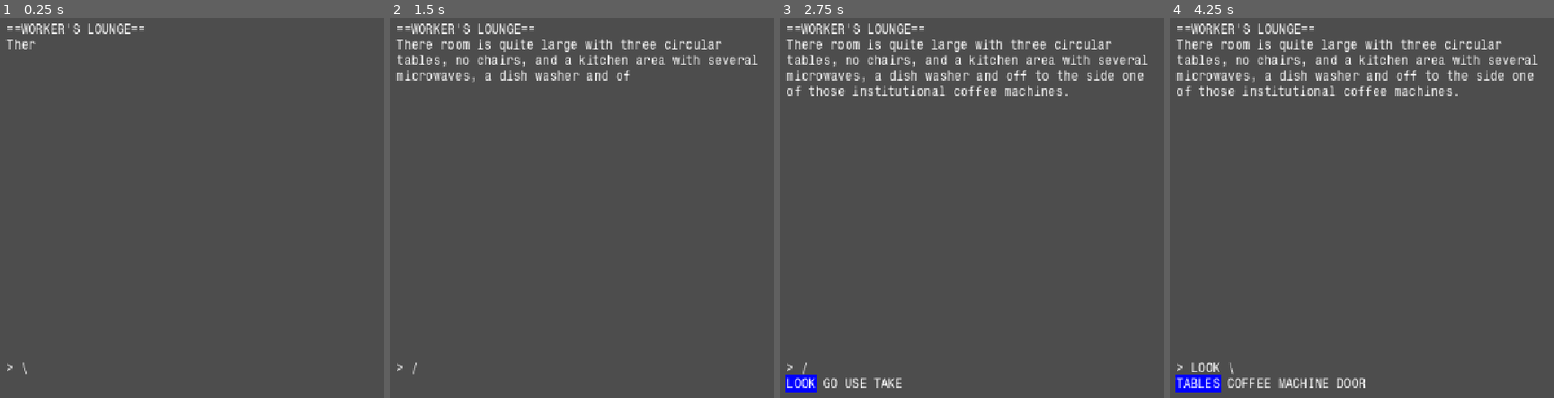
Above: before the commit, frames 1-4 (left to right).
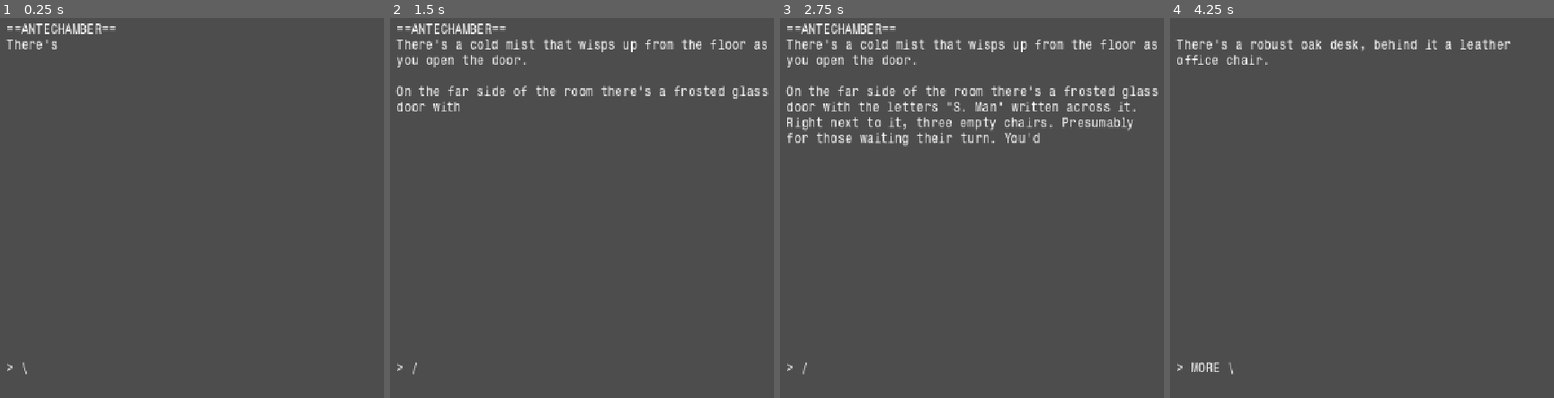
Above: after the commit, the same moments.

Repository: local-minimum/don-t-run
Game: Godot game, scene res://levels/terminal/terminal.tscn
Same seed, same stepped clock (60 frames per second), same inputs: the game is played once before the commit and once after it.
Inputs:
- Up to frame 1 (0.25 s): no input
- Up to frame 2 (1.5 s): no input
- Up to frame 3 (2.75 s): no input
- Up to frame 4 (4.25 s): tap Enter at 3.5 s

The runs differ from the first frame. In frame 1, 0.6% of the frame differs, in the area x 5-38%, y 1-9%; in frame 2, 4.5%; in frame 3, 8.0%, in the area x 1-99%, y 1-99%; in frame 4, 5.5%.

Commit message:
Add more story

Diff:
--- /dev/null
+++ b/levels/terminal/terminal.gd
@@ -0,0 +1,5 @@
+extends Control
+class_name Terminal
+
+@export var os: TerminalOS
+@export var game: TerminalGame
--- a/levels/terminal/terminal.tscn
+++ b/levels/terminal/terminal.tscn
@@ -1,6 +1,7 @@
 [gd_scene format=3 uid="uid://q1jsjkhxr0ky"]
 
 [ext_resource type="Theme" uid="uid://c6vn3fa0xw4ki" path="res://levels/terminal/terminal_theme.tres" id="1_dbc1e"]
+[ext_resource type="Script" uid="uid://bv30ls5dr6uu3" path="res://levels/terminal/terminal.gd" id="2_aan13"]
 [ext_resource type="Script" uid="uid://ciurabiofrno7" path="res://levels/terminal/terminal_text.gd" id="2_ho67j"]
 [ext_resource type="Script" uid="uid://bnyriamesgxvh" path="res://levels/terminal/options_presenter.gd" id="3_5iqdh"]
 [ext_resource type="Script" uid="uid://co4n5geqmi6cg" path="res://levels/terminal/terminal_boot.gd" id="3_6a7pf"]
@@ -10,7 +11,7 @@
 [ext_resource type="Script" uid="uid://b3qt00giuv02a" path="res://levels/terminal/game_transition.gd" id="7_iaufv"]
 [ext_resource type="Script" uid="uid://bjeignrgr6k7h" path="res://levels/terminal/game_inv_check.gd" id="9_4ov15"]
 
-[node name="Terminal" type="Control" unique_id=1766387531]
+[node name="Terminal" type="Control" unique_id=1766387531 node_paths=PackedStringArray("os", "game")]
 layout_mode = 3
 anchors_preset = 15
 anchor_right = 1.0
@@ -18,6 +19,9 @@
 grow_horizontal = 2
 grow_vertical = 2
 theme = ExtResource("1_dbc1e")
+script = ExtResource("2_aan13")
+os = NodePath("Terminal Boot")
+game = NodePath("TerminalGame")
 
 [node name="AspectRatioContainer" type="AspectRatioContainer" parent="." unique_id=252420213]
 layout_mode = 1
@@ -91,7 +95,7 @@
 main = NodePath("../AspectRatioContainer/MarginContainer/VBoxContainer/Main Text")
 input = NodePath("../AspectRatioContainer/MarginContainer/VBoxContainer/Input Line")
 options = NodePath("../AspectRatioContainer/MarginContainer/VBoxContainer/Options Line")
-start = NodePath("6th Floor/Workers Lounge")
+start = NodePath("6th Floor/Antechamber")
 
 [node name="Ground Floor" type="Node" parent="TerminalGame" unique_id=1983827917]
 
@@ -584,7 +588,7 @@
 [node name="Around" type="Node" parent="TerminalGame/6th Floor/Hall Corner by Lounge" unique_id=561888297]
 script = ExtResource("6_g45n6")
 triggers = Array[String](["LOOK AROUND"])
-_descriptions = Array[String](["From the looks of it the hall forms a U-shape. At least the part you can see from here. Yet you have not found any door leaing into the inner area. Only out from the U."])
+_descriptions = Array[String](["From the looks of it the hall forms a U-shape. At least the part you can see from here. Yet you have not found any door leading into the inner area. Only out from the U."])
 metadata/_custom_type_script = "uid://br3ay75u35q2m"
 
 [node name="Door Reception" type="Node" parent="TerminalGame/6th Floor/Hall Corner by Lounge" unique_id=197977664 node_paths=PackedStringArray("place")]
@@ -618,6 +622,13 @@
 triggers = Array[String](["LOOK DOOR"])
 _descriptions = Array[String](["There are a few stains around the handle area, but otherwise it looks just like all other doors around here. "])
 metadata/_custom_type_script = "uid://br3ay75u35q2m"
+
+[node name="Other Corner" type="Node" parent="TerminalGame/6th Floor/Hall Corner by Lounge" unique_id=1840215606 node_paths=PackedStringArray("place")]
+script = ExtResource("7_iaufv")
+target = "CORNER"
+place = NodePath("../../Hall Corner by Office")
+_descriptions = Array[String](["You walk over towards the the mirrored corner. Though it looks otherwise the same, you do notice that the temperature drops even further. An uneasy feeling comes over you as you start to shiver."])
+metadata/_custom_type_script = "uid://b3qt00giuv02a"
 
 [node name="Workers Lounge" type="Node" parent="TerminalGame/6th Floor" unique_id=1713603343]
 script = ExtResource("4_3equl")
@@ -625,6 +636,14 @@
 _descriptions = Array[String](["There room is quite large with three circular tables, no chairs, and a kitchen area with several microwaves, a dish washer and off to the side one of those institutional coffee machines."])
 metadata/_custom_type_script = "uid://gsfx6wsb66de"
 
+[node name="Around" type="Node" parent="TerminalGame/6th Floor/Workers Lounge" unique_id=1870418580]
+script = ExtResource("6_g45n6")
+triggers = Array[String](["LOOK AROUND"])
+_descriptions = Array[String](["You didn't notice it first, because of the lack of chairs got you distracted, but there also aren't any windows. In fact you haven't seen a single window since going up the elevator.
+
+You wouldn't want to spend your lunch breaks here."])
+metadata/_custom_type_script = "uid://br3ay75u35q2m"
+
 [node name="Door" type="Node" parent="TerminalGame/6th Floor/Workers Lounge" unique_id=1079187788 node_paths=PackedStringArray("place")]
 script = ExtResource("7_iaufv")
 actions = Array[String](["GO", "USE"])
@@ -671,9 +690,119 @@
 
 It smells delicious!{WAIT 1}
 
-The hot thick liquid fills your stomach with a sweet warmth.{WAIT 2} And then radiates out into your body, almost as if your blood was getting replaced by a thick chocolately liquid...{MORE}{CURSOR 0}{CLEAR}
+The hot thick liquid fills your stomach with a sweet warmth.{WAIT 2} And then radiates out into your body, almost as if your blood was getting replaced by a thick chocolatey liquid...{MORE}{CURSOR 0}{CLEAR}
 
 You did need that.", "Chocolate is quite filling, and you cannot see yourself drinking another."])
 auto_increment_description = true
 add_global_state = Array[String](["WARMTH"])
 metadata/_custom_type_script = "uid://br3ay75u35q2m"
+
+[node name="Hall Corner by Office" type="Node" parent="TerminalGame/6th Floor" unique_id=603018479]
+script = ExtResource("4_3equl")
+location = "HALL CORNER"
+_descriptions = Array[String](["You stand next to a door where the hall makes a corner. It is ridiculously cold.
+
+One way leads towards a corner that looks identical to this one, but mirrored. The other has a single door in the far end."])
+metadata/_custom_type_script = "uid://gsfx6wsb66de"
+
+[node name="Around" type="Node" parent="TerminalGame/6th Floor/Hall Corner by Office" unique_id=1880874878]
+script = ExtResource("6_g45n6")
+triggers = Array[String](["LOOK AROUND"])
+_descriptions = Array[String](["From the looks of it the hall forms a U-shape. At least the part you can see from here. Yet you have not found any door leading into the inner area. Only out from the U."])
+metadata/_custom_type_script = "uid://br3ay75u35q2m"
+
+[node name="Door Antechamber" type="Node" parent="TerminalGame/6th Floor/Hall Corner by Office" unique_id=1062854190 node_paths=PackedStringArray("place")]
+script = ExtResource("7_iaufv")
+actions = Array[String](["GO", "USE"])
+target = "DOOR"
+place = NodePath("../../Antechamber")
+_descriptions = Array[String](["As you reach for the handle you pull back, its is that cold, freezing.{WAIT 1}
+
+Still you need to see this through, so wrapping your hand in the bottom of your t-shirt, you reach and quickly jerk the door up.", "You open the door to the antechamber, still as cold as the first time."])
+auto_increment_description = true
+metadata/_custom_type_script = "uid://b3qt00giuv02a"
+
+[node name="Look Door Antechamber" type="Node" parent="TerminalGame/6th Floor/Hall Corner by Office" unique_id=1199145354]
+script = ExtResource("6_g45n6")
+triggers = Array[String](["LOOK DOOR"])
+_descriptions = Array[String](["As you look closer you notice that there are small ice crystals on the door handle. It seems this must be where the cold is coming from."])
+metadata/_custom_type_script = "uid://br3ay75u35q2m"
+
+[node name="Other Corner" type="Node" parent="TerminalGame/6th Floor/Hall Corner by Office" unique_id=1462367302 node_paths=PackedStringArray("place")]
+script = ExtResource("7_iaufv")
+target = "CORNER"
+place = NodePath("../../Hall Corner by Lounge")
+_descriptions = Array[String](["You walk over towards the the mirrored corner. Though it looks otherwise the same, you notice that the temperature rises slightly."])
+metadata/_custom_type_script = "uid://b3qt00giuv02a"
+
+[node name="Door Reception" type="Node" parent="TerminalGame/6th Floor/Hall Corner by Office" unique_id=838894941 node_paths=PackedStringArray("place")]
+script = ExtResource("7_iaufv")
+actions = Array[String](["GO", "USE"])
+target = "DOOR AT END OF HALL"
+place = NodePath("../../6th Floor Reception")
+_descriptions = Array[String](["As you walk the hall, the temperature rises slightly.
+
+You stop for just a moment{WAIT 1}, then open the door.{WAIT 1}"])
+add_global_state = Array[String](["RECEPTION LOUNGE"])
+metadata/_custom_type_script = "uid://b3qt00giuv02a"
+
+[node name="Look Door Reception" type="Node" parent="TerminalGame/6th Floor/Hall Corner by Office" unique_id=337501731]
+script = ExtResource("6_g45n6")
+triggers = Array[String](["LOOK DOOR AT END OF HALL"])
+_descriptions = Array[String](["The hall stretches far and there are no doors except for a single, lonely door in the far end."])
+metadata/_custom_type_script = "uid://br3ay75u35q2m"
+
+[node name="Antechamber" type="Node" parent="TerminalGame/6th Floor" unique_id=1869697965]
+script = ExtResource("9_4ov15")
+state_check = "WARMTH"
+passes_description = -1
+fails_description = -1
+location = "ANTECHAMBER"
+state_descriptors = Dictionary[String, String]({
+"WARMTH": "[br][p]The hot beverage you got from the machine does helps a little with the cold.[/p]"
+})
+_descriptions = Array[String](["There's a cold mist that wisps up from the floor as you open the door.
+
+On the far side of the room there's a frosted glass door with the letters \"S. Man\" written across it. Right next to it, three empty chairs. Presumably for those waiting their turn. You'd freeze to death waiting there.
+
+{CURSOR 2}{MORE}{CURSOR 0}{CLEAR}
+There's a robust oak desk, behind it a leather office chair.{WAIT 1}
+
+But on the desk,{WAIT 0.5} it takes you a moment to realize what it is,{WAIT 0.5} stands a glistening red, ancient looking typewriter.{WAIT 2}
+
+To its side is an empty tray, presumably for processed documents.", "The room is ice cold. There's a frosted glass door leading to S. Man's office, some waiting chairs, a sturdy desk with a bright red, but ancient typewriter on it. To its side a tray."])
+auto_increment_description = true
+metadata/_custom_type_script = "uid://gsfx6wsb66de"
+
+[node name="Door" type="Node" parent="TerminalGame/6th Floor/Antechamber" unique_id=461461338 node_paths=PackedStringArray("place")]
+script = ExtResource("7_iaufv")
+actions = Array[String](["GO", "USE"])
+target = "DOOR"
+place = NodePath("../../Hall Corner by Office")
+_descriptions = Array[String](["You RUN out of the icy room, not that the hall outside is that much better."])
+metadata/_custom_type_script = "uid://b3qt00giuv02a"
+
+[node name="Chairs" type="Node" parent="TerminalGame/6th Floor/Antechamber" unique_id=1708380278]
+script = ExtResource("6_g45n6")
+triggers = Array[String](["USE WAITING CHAIR"])
+_descriptions = Array[String](["If you sit down there your bum will not only freeze solid, you will also get frozen stuck to the chair."])
+metadata/_custom_type_script = "uid://br3ay75u35q2m"
+
+[node name="Look Chairs" type="Node" parent="TerminalGame/6th Floor/Antechamber" unique_id=3824631]
+script = ExtResource("6_g45n6")
+triggers = Array[String](["LOOK WAITING CHAIRS"])
+_descriptions = Array[String](["For an so sparse, finding three chairs next to each other here feels like quite a lot. It also doesn't bode well for the amount of time this will take. At least though, there's no one ahead of you already waiting here."])
+metadata/_custom_type_script = "uid://br3ay75u35q2m"
+
+[node name="Glass Door" type="Node" parent="TerminalGame/6th Floor/Antechamber" unique_id=1453774215]
+script = ExtResource("6_g45n6")
+triggers = Array[String](["USE GLASS DOOR", "GO GLASS DOOR", "LOOK GLASS DOOR"])
+_descriptions = Array[String](["It impossible to see anything on the far side of the frosted glass door. There is no light on in the inner room.
+
+The cold mist on the floor seems to emanate from under the door.
+
+Trying to turn its brass knob you realize it is locked. You also very much regret having touched the knob - your fingers now frozen to the bone.  ", "It still is impossible to see anything through the door and the cold mist continues to pour through under the door.
+
+You are not checking if it is locked again."])
+auto_increment_description = true
+metadata/_custom_type_script = "uid://br3ay75u35q2m"
--- a/levels/terminal/terminal_boot.gd
+++ b/levels/terminal/terminal_boot.gd
@@ -1,4 +1,5 @@
 extends Node
+class_name TerminalOS
 
 @export var main: TerminalText
 @export var input: TerminalText
--- a/levels/terminal/terminal_game.gd
+++ b/levels/terminal/terminal_game.gd
@@ -92,6 +92,7 @@
     options.active = true
     options.options = _actions
     options.selected = _action
+    _action = ""
     _update_input()
     if options.select_option.is_connected(_handle_target_selected):
         options.select_option.disconnect(_handle_target_selected)
Not shown, added: levels/terminal/terminal.gd.uid
